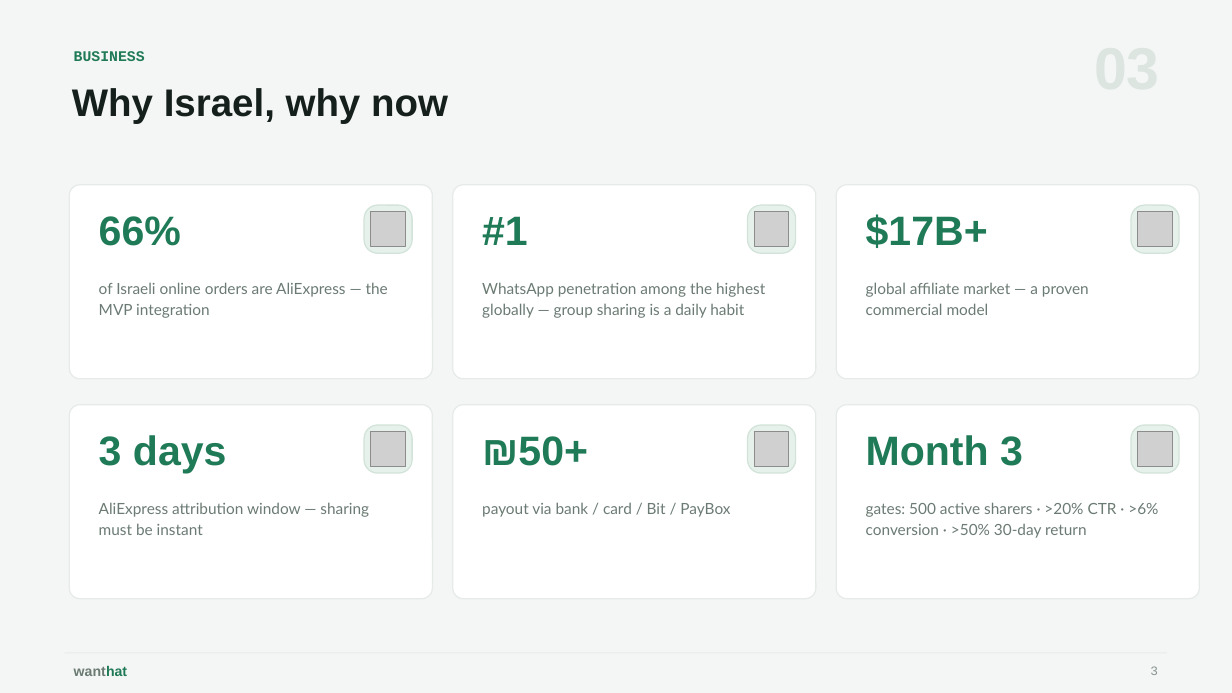
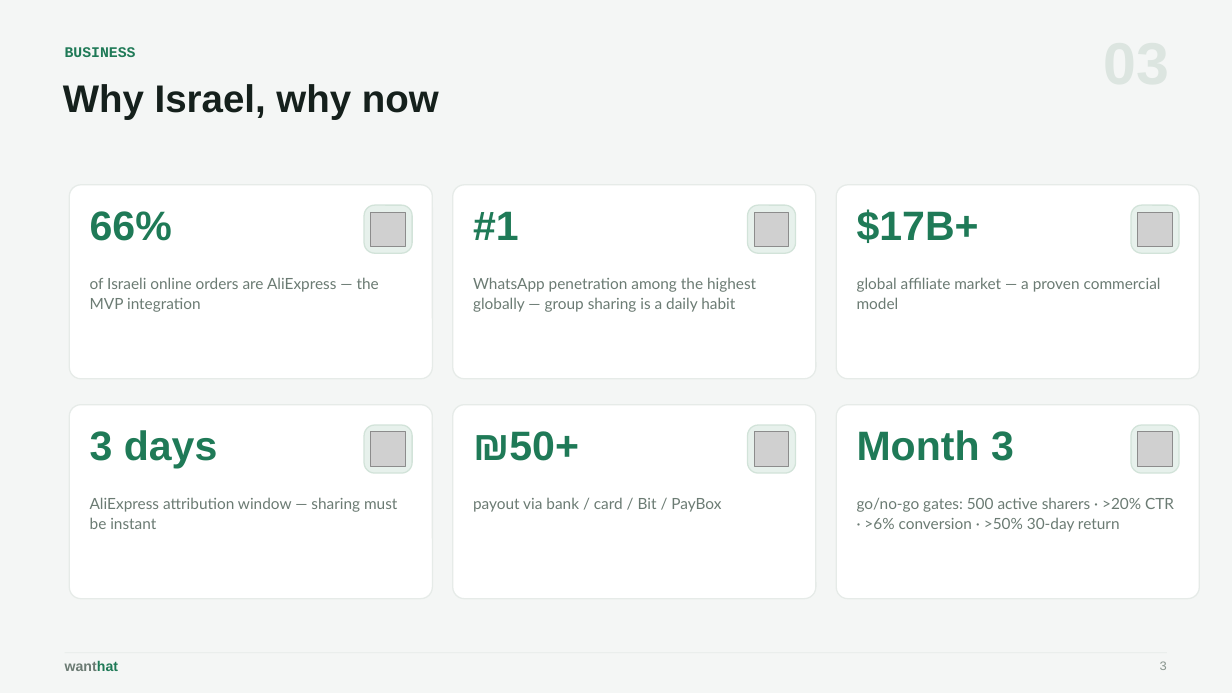
Before and after one commit to wanthat-app/monorepo, a slide deck: slide 3 of slides/wanthat-presentation.pptx. Drawn at 1232x693 pixels with LibreOffice and Linux fonts; fonts in the diff are those of the drawing; grey boxes stand for pictures. Boxes give left, top, right and bottom in pixels: in the first picture for what was removed or moved away, otherwise in the second. Text is boxed around its words. In the diff, an @@ line names an element or a change of style, - is before the commit and + after.

```diff
--- a/slides/wanthat-presentation.pptx
+++ b/slides/wanthat-presentation.pptx
@@ proportions changed in 6 elements at (x1=69, y1=185, x2=433, y2=379), (x1=453, y1=185, x2=816, y2=379), (x1=836, y1=185, x2=1200, y2=379), (x1=69, y1=405, x2=433, y2=599), (x1=453, y1=405, x2=816, y2=599), (x1=836, y1=405, x2=1200, y2=599) @@
@@ line spacing 1.12 to 1.08 in 5 elements at (x1=90, y1=277, x2=379, y2=312), (x1=473, y1=277, x2=756, y2=312), (x1=857, y1=277, x2=1161, y2=309), (x1=90, y1=497, x2=397, y2=529), (x1=473, y1=497, x2=721, y2=512) @@
@@ text at (x1=857, y1=498, x2=1174, y2=532): text changed @@
-gates: 500 active sharers · >20% CTR · >6% conversion · >50% 30-day return
+go/no-go gates: 500 active sharers · >20% CTR · >6% conversion · >50% 30-day return
@@ 10 texts moved together from (x1=72, y1=51, x2=1158, y2=676) to (x1=63, y1=47, x2=1167, y2=671) @@
```
Also in this commit, not shown: 19 other slides changed, 22 other files.
